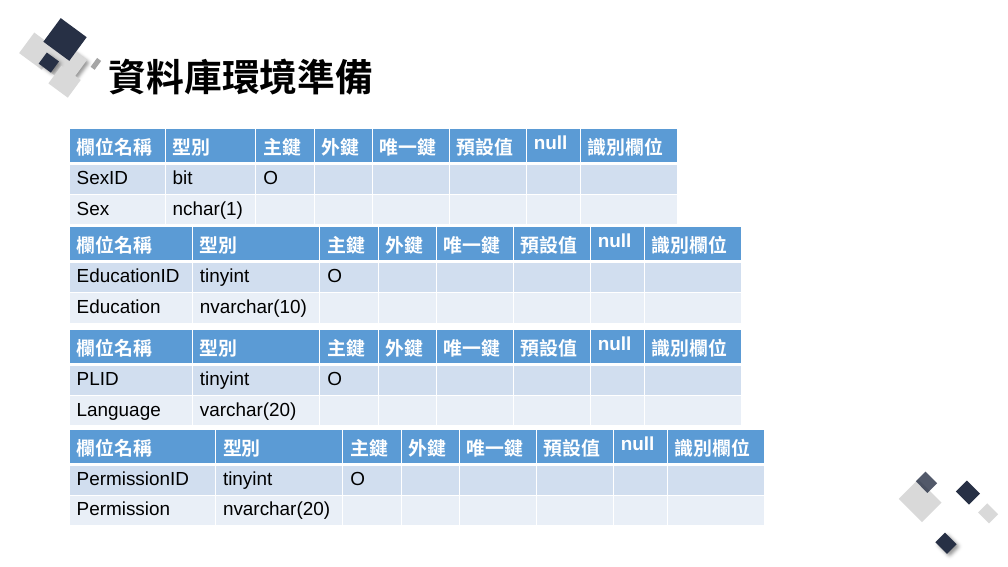
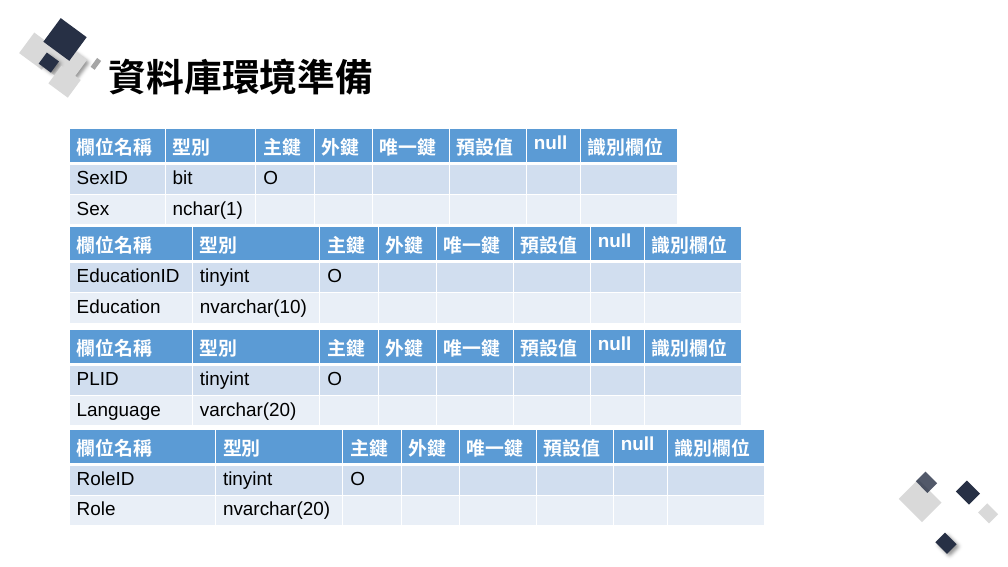
Before and after one commit to Q81JIAXIONG/-, a slide deck: slide 5 of 投影片/3.網站程式與資料庫溝通、互動.pptx. Drawn at 1008x567 pixels with LibreOffice and Linux fonts; fonts in the diff are those of the drawing. Boxes give left, top, right and bottom in pixels: in the first picture for what was removed or moved away, otherwise in the second. Text is boxed around its words. In the diff, an @@ line names an element or a change of style, - is before the commit and + after.

Commit message:
調整角色資料表名稱

```diff
--- a/投影片/3.網站程式與資料庫溝通、互動.pptx
+++ b/投影片/3.網站程式與資料庫溝通、互動.pptx
@@ table at (69,430,765,523) @@
-row 2, column 1: PermissionID
+row 2, column 1: RoleID
-row 3, column 1: Permission
+row 3, column 1: Role
```
Also in this commit, not shown: 4 other slides changed, 2 other files.
